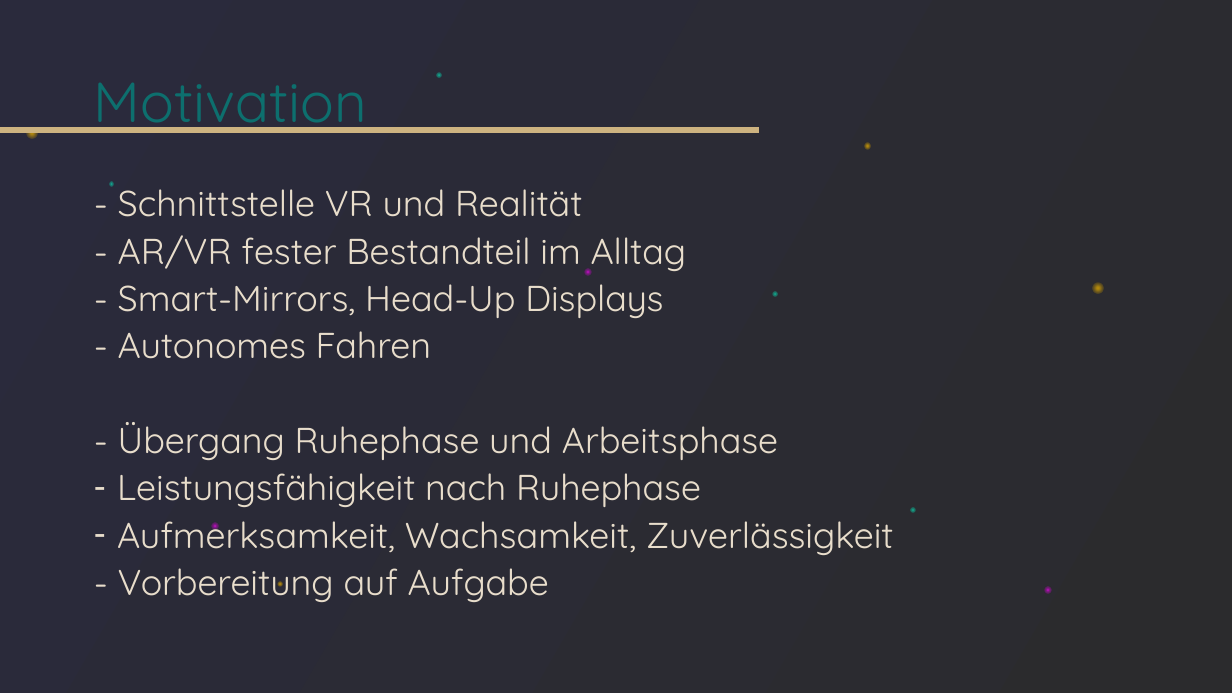
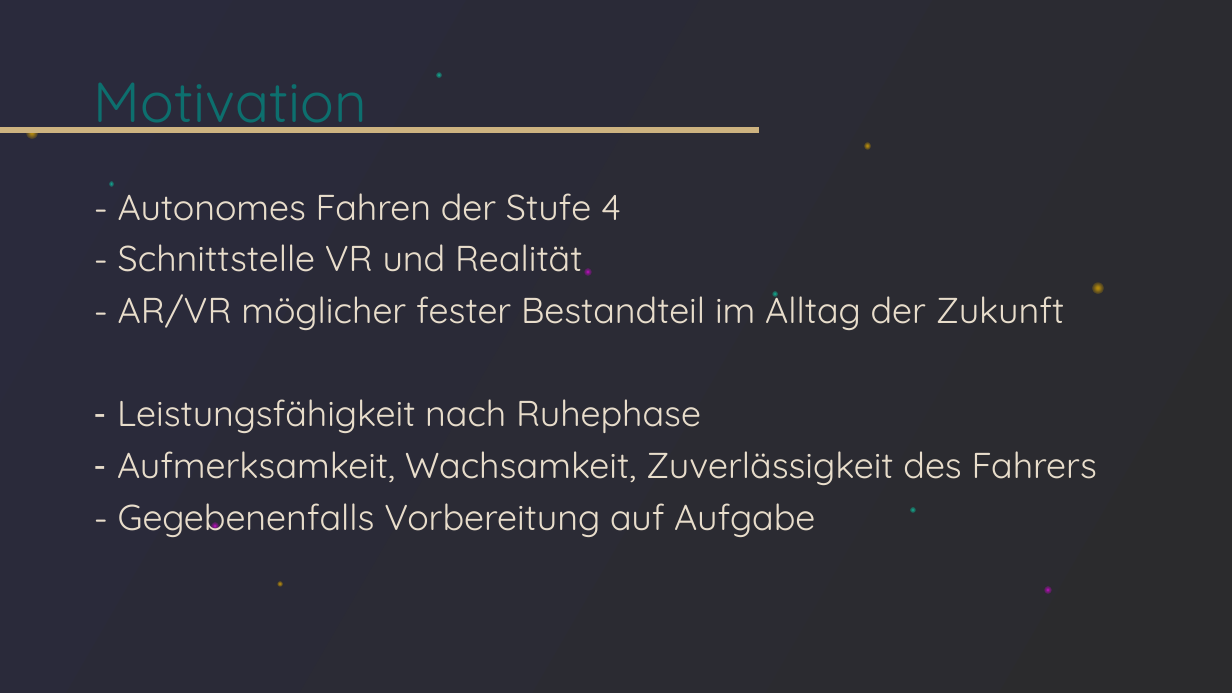
Before and after one commit to tlahmann/mci-af, a slide deck: slide 3 of presentation/Resync Studie.pptx. Drawn at 1232x693 pixels with LibreOffice and Linux fonts; fonts in the diff are those of the drawing. Boxes give left, top, right and bottom in pixels: in the first picture for what was removed or moved away, otherwise in the second. Text is boxed around its words. In the diff, an @@ line names an element or a change of style, - is before the commit and + after.

Commit message:
Präsi Motivation&Herangehensweise überarbeitet

```diff
--- a/presentation/Resync Studie.pptx
+++ b/presentation/Resync Studie.pptx
@@ text at (x1=118, y1=193, x2=621, y2=221): paragraph added @@
+- Autonomes Fahren der Stufe 4
@@ text at (x1=117, y1=244, x2=701, y2=433): line spacing 0.8 to 0.9 @@
@@ text at (x1=118, y1=291, x2=1064, y2=330): text changed @@
-- AR/VR fester Bestandteil im Alltag
-- Smart-Mirrors, Head-Up Displays
-- Autonomes Fahren
-- Übergang Ruhephase und Arbeitsphase
+- AR/VR möglicher fester Bestandteil im Alltag der Zukunft
@@ text at (x1=117, y1=451, x2=1097, y2=537): text changed @@
-– Aufmerksamkeit, Wachsamkeit, Zuverlässigkeit
-- Vorbereitung auf Aufgabe
+– Aufmerksamkeit, Wachsamkeit, Zuverlässigkeit des Fahrers
+- Gegebenenfalls Vorbereitung auf Aufgabe
```
Also in this commit, not shown: 5 other slides changed, 1 slide added, 1 slide removed.
